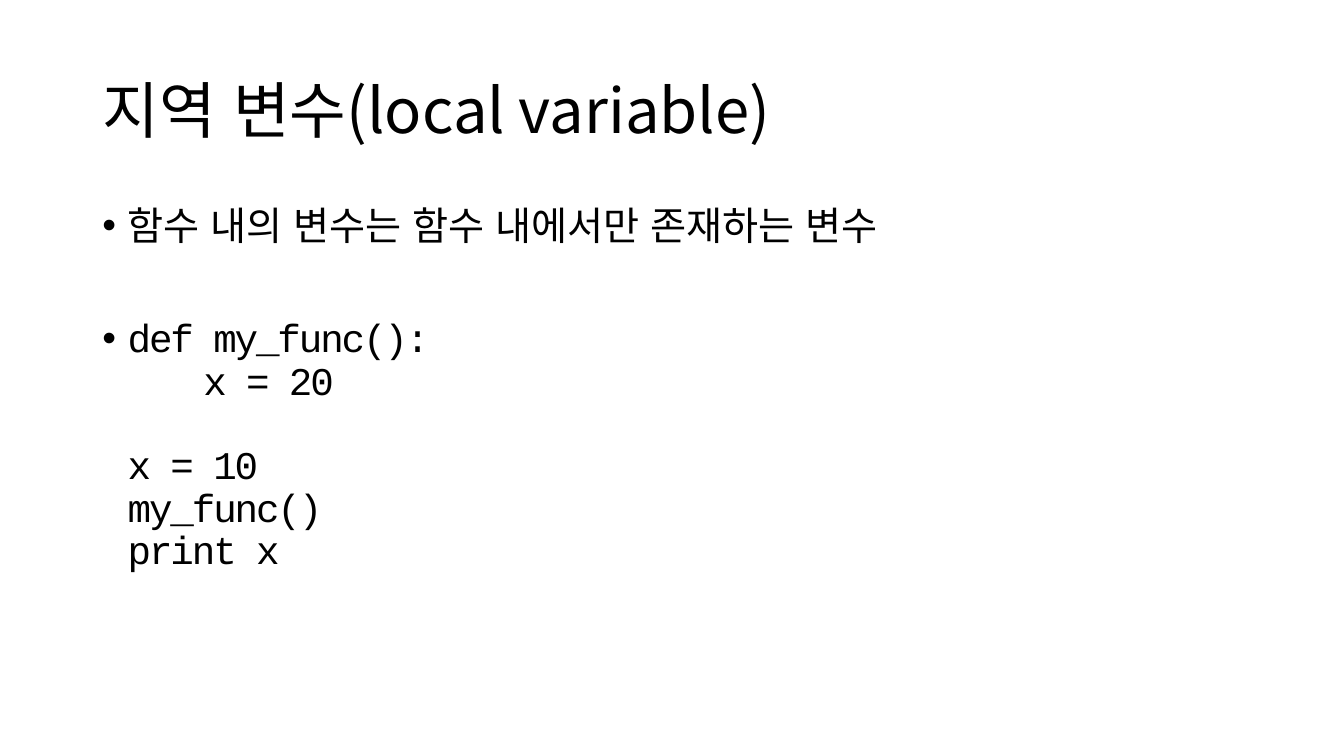
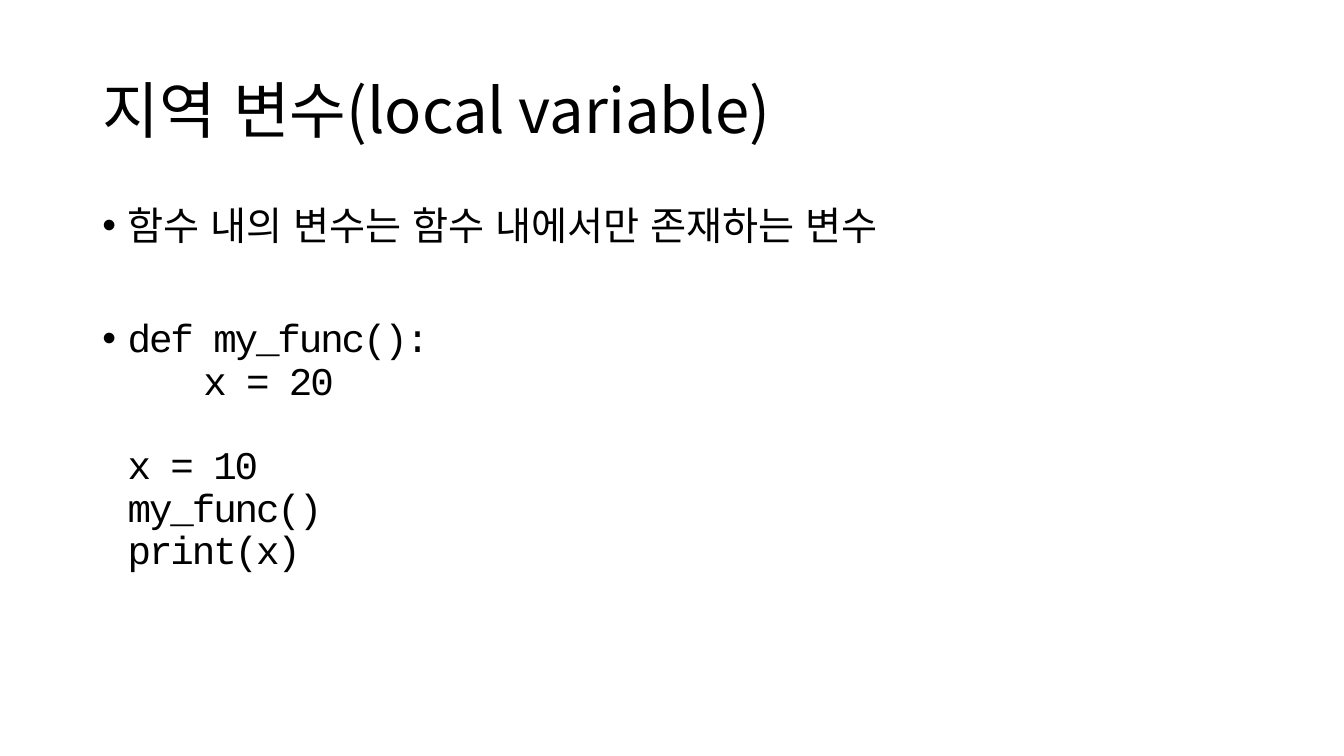
Before and after one commit to ksublee/SPuP, a slide deck: slide 11 of ppt/Python_4_함수.pptx. Drawn at 1344x756 pixels with LibreOffice and Linux fonts; fonts in the diff are those of the drawing. Boxes give left, top, right and bottom in pixels: in the first picture for what was removed or moved away, otherwise in the second. Text is boxed around its words. In the diff, an @@ line names an element or a change of style, - is before the commit and + after.

```diff
--- a/ppt/Python_4_함수.pptx
+++ b/ppt/Python_4_함수.pptx
@@ text at (128, 324, 429, 572): text changed @@
-• def my_func():
-  x = 20
-  x = 10
-  my_func()
-  print x
+• def my_func():
+  x = 20
+  x = 10
+  my_func()
+  print(x)
```
Also in this commit, not shown: 6 other slides changed.
